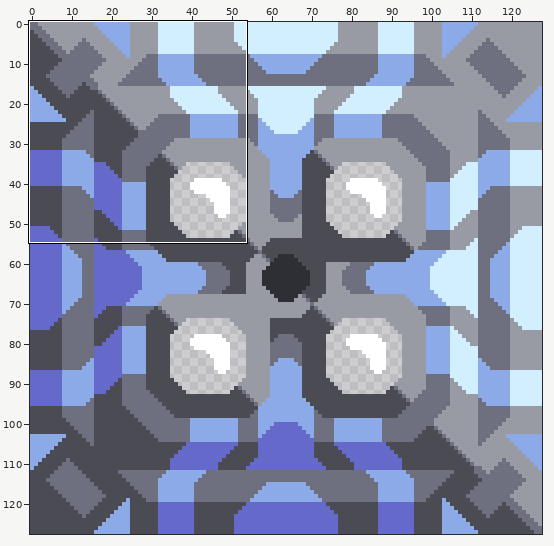
Sprite sheet: sprites/blocks/production/advanced-vanilla/atmospheric-extractor.png. The picture above shows the old version from afar; the outline marks the close-up.
Close-up. Earlier state:
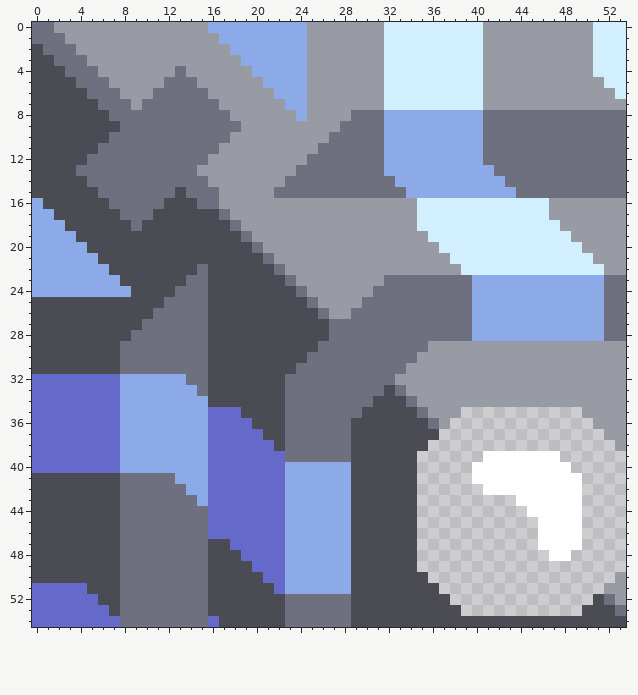
The file is 128x128 pixels. Shown: x 0..53, y 0..54. The commit also changed other parts of the picture, which this record leaves out.
New version:
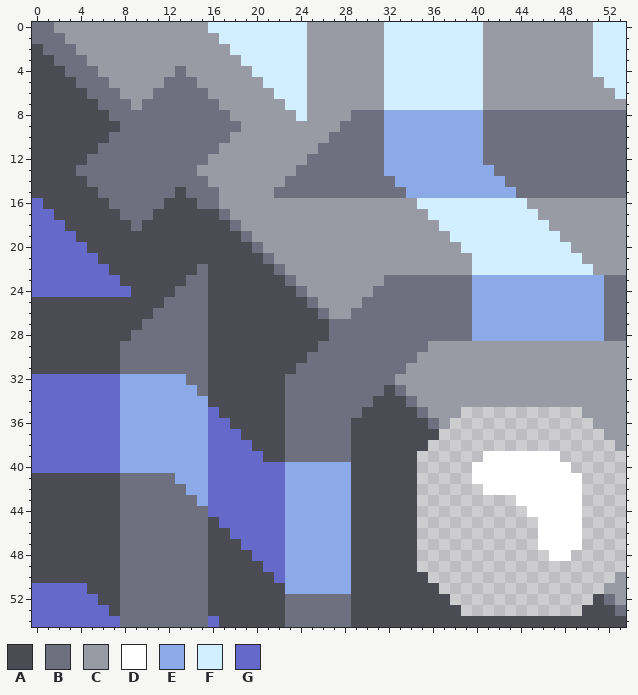
Palette (. is transparent): A #4a4b53  B #6e7080  C #989aa4  D #ffffff  E #8ca9e8  F #d1efff  G #6569c9
Change:
Colour G gives way to colour A in row 35 at x 17 to 18; in row 36 at x 18 to 19; in row 37 at x 19 to 20; in row 38 at x 20 to 21; in row 39 at x 21 to 22; in row 45 at x 16.
Colour G gives way to colour A in row 46 at x 16 to 17; in row 47 at x 18; in row 48 at x 19; in row 49 at x 20; in row 50 at x 21; in row 51 at x 22.
Colour F gives way to colour C in row 16 at x 45 to 46; in row 17 at x 35 and 46; in row 18 at x 35 to 36 and 47; in row 19 at x 36 to 37 and 48; in row 20 at x 37 to 38 and 49; in row 21 at x 38 to 39 and 50.
Colour F gives way to colour C in row 22 at x 39 and 51.
Colour E gives way to colour F in row 0 at x 16 to 24; in row 1 at x 17 to 24; in row 2 at x 18 to 24; in row 3 at x 19 to 24; in row 4 at x 20 to 24; in row 5 at x 21 to 24.
Colour E gives way to colour F in row 6 at x 22 to 24; in row 7 at x 23 to 24; in row 8 at x 24.
Colour E gives way to colour G in row 16 at x 0; in row 17 at x 0 to 1; in row 18 at x 0 to 2; in row 19 at x 0 to 3; in row 20 at x 0 to 4; in row 21 at x 0 to 5.
Colour E gives way to colour G in row 22 at x 0 to 6; in row 23 at x 0 to 7; in row 24 at x 0 to 8.
Boxes around the changes in both close-ups, in picture pixels (x1, y1, x2, y2):
changed: (208, 22, 307, 121)
changed: (32, 198, 131, 297)
changed: (527, 198, 604, 275)
changed: (417, 209, 472, 275)
changed: (219, 407, 285, 462)
changed: (208, 517, 285, 594)
